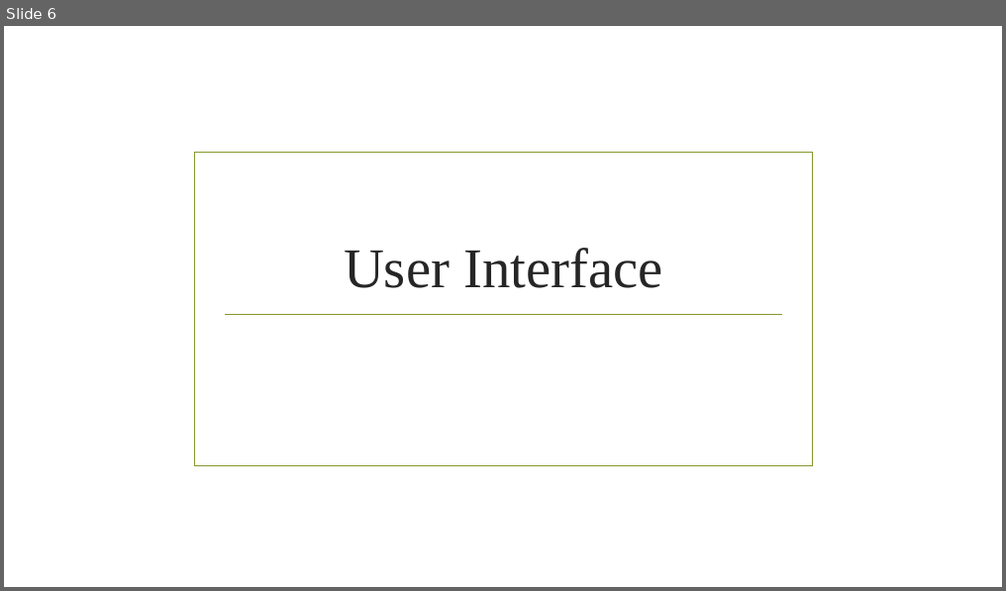
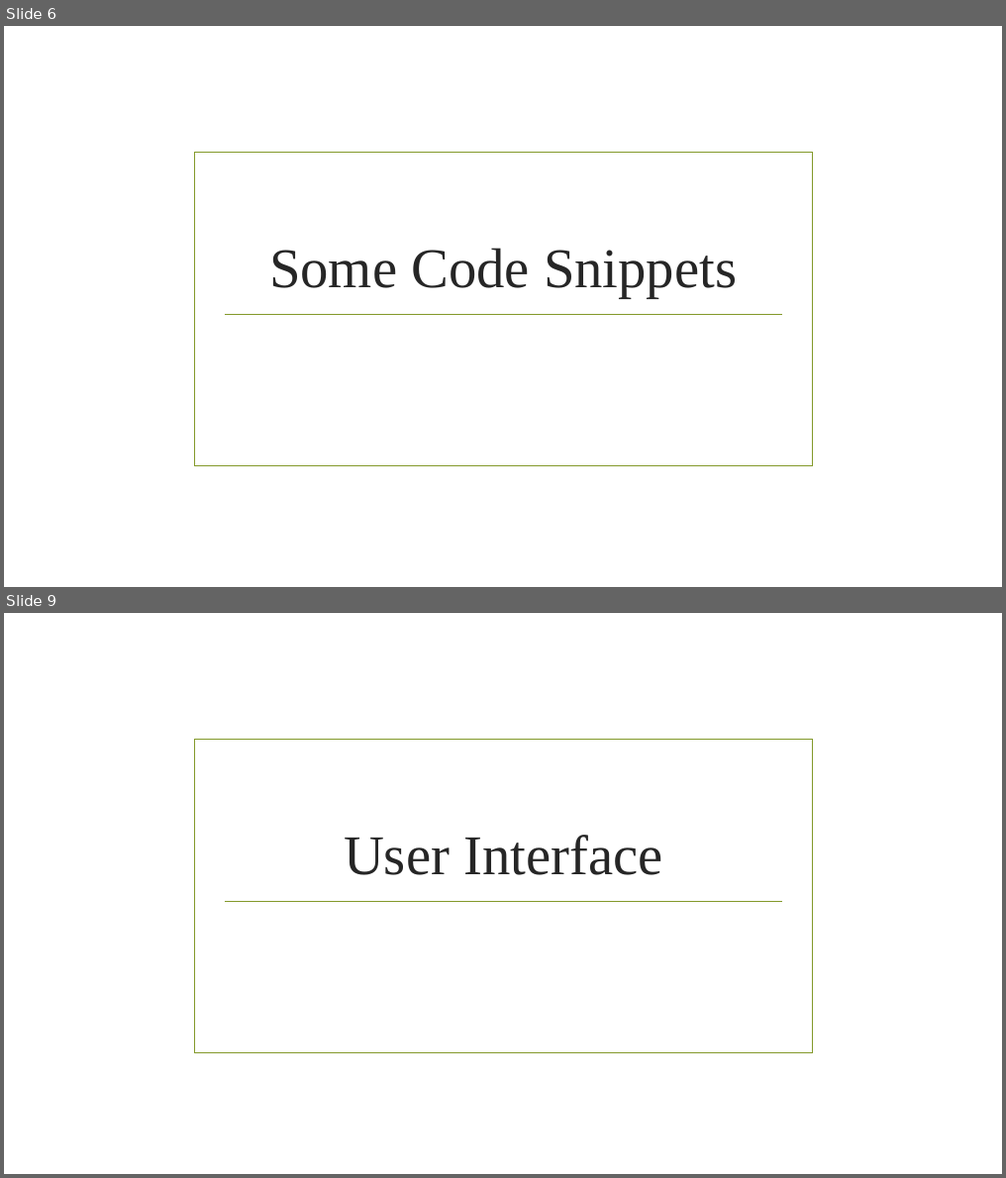
Before and after one commit to Meghna8124/Yelp-Business-Performance-Analysis, a slide deck: Presentaion.pptx. Shown one above the other, each under a label of ours: slide 6 before the commit, slides 6 and 9 after it; the slides between them are not shown. The pictures are 1006x591 and 1006x1178 pixels, drawn with LibreOffice and Linux fonts; fonts in the diff are those of the drawing; background and template pictures are left out. Boxes give left, top, right and bottom in pixels: in the first picture for what was removed or moved away, otherwise in the second. Text is boxed around its words. In the diff, an @@ line names an element or a change of style, - is before the commit and + after.

```diff
--- a/Presentaion.pptx
+++ b/Presentaion.pptx
@@ slide 6 added at [4,26,1002,587], background picture (left out); not listed: 2 template elements that a slide beside it also shows @@
@@ title added at [269,248,737,298], 54 pt, text #262626 @@
+Some Code Snippets
@@ what was slide 6 is now slide 9 @@
```
Also in this commit, not shown: 2 other slides added.
